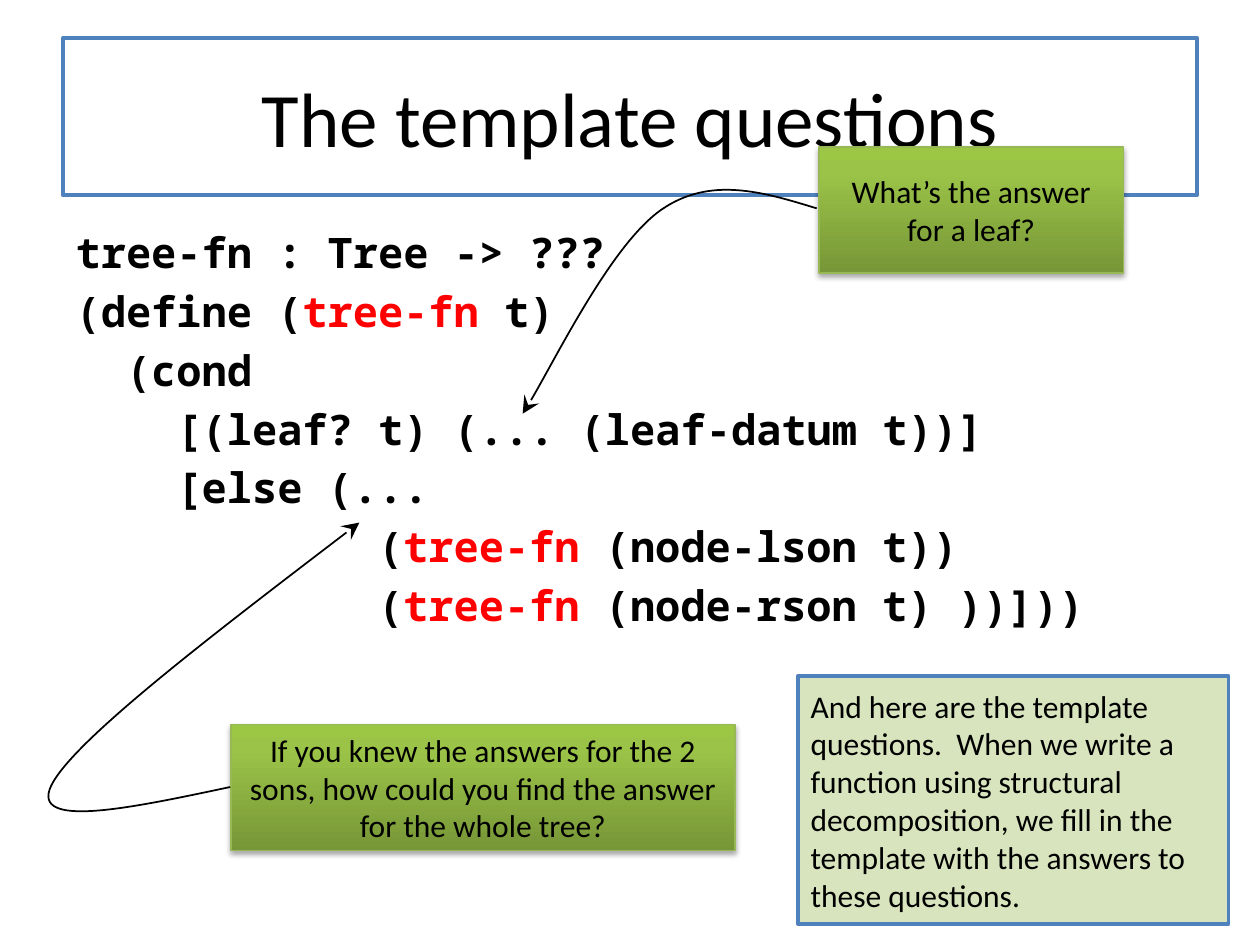
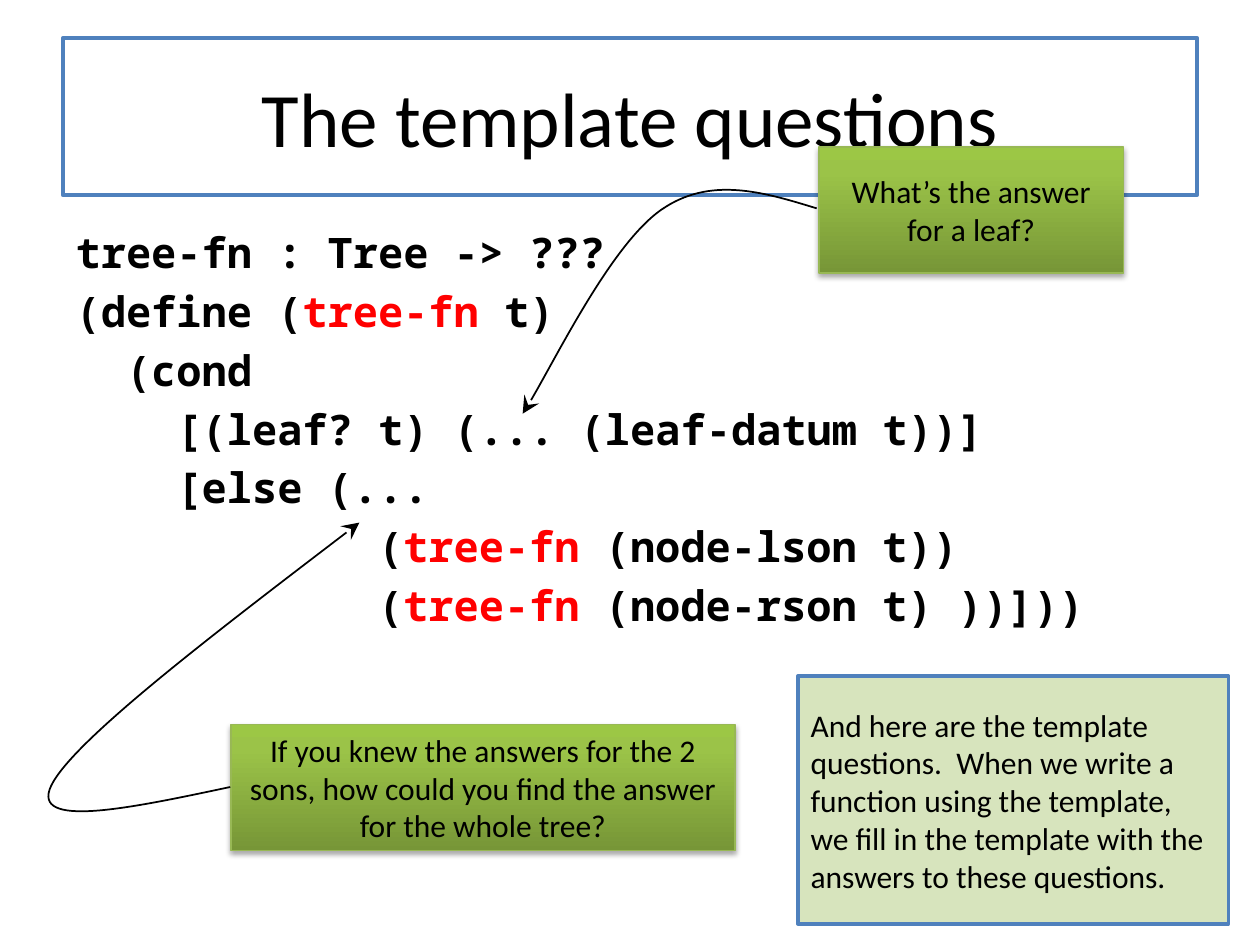
Before and after one commit to mwand/cs5010f16, a slide deck: slide 6 of Slides/Lesson 6.2 Trees.pptx. Drawn at 1260x945 pixels with LibreOffice and Linux fonts; fonts in the diff are those of the drawing. Boxes give left, top, right and bottom in pixels: in the first picture for what was removed or moved away, otherwise in the second. Text is boxed around its words. In the diff, an @@ line names an element or a change of style, - is before the commit and + after.

```diff
--- a/Slides/Lesson 6.2 Trees.pptx
+++ b/Slides/Lesson 6.2 Trees.pptx
@@ text in rectangle at (811,715,1204,893): text changed @@
-And here are the template questions. When we write a function using structural decomposition, we fill in the template with the answers to these questions.
+And here are the template questions. When we write a function using the template, we fill in the template with the answers to these questions.
```
Also in this commit, not shown: 6 other files.
